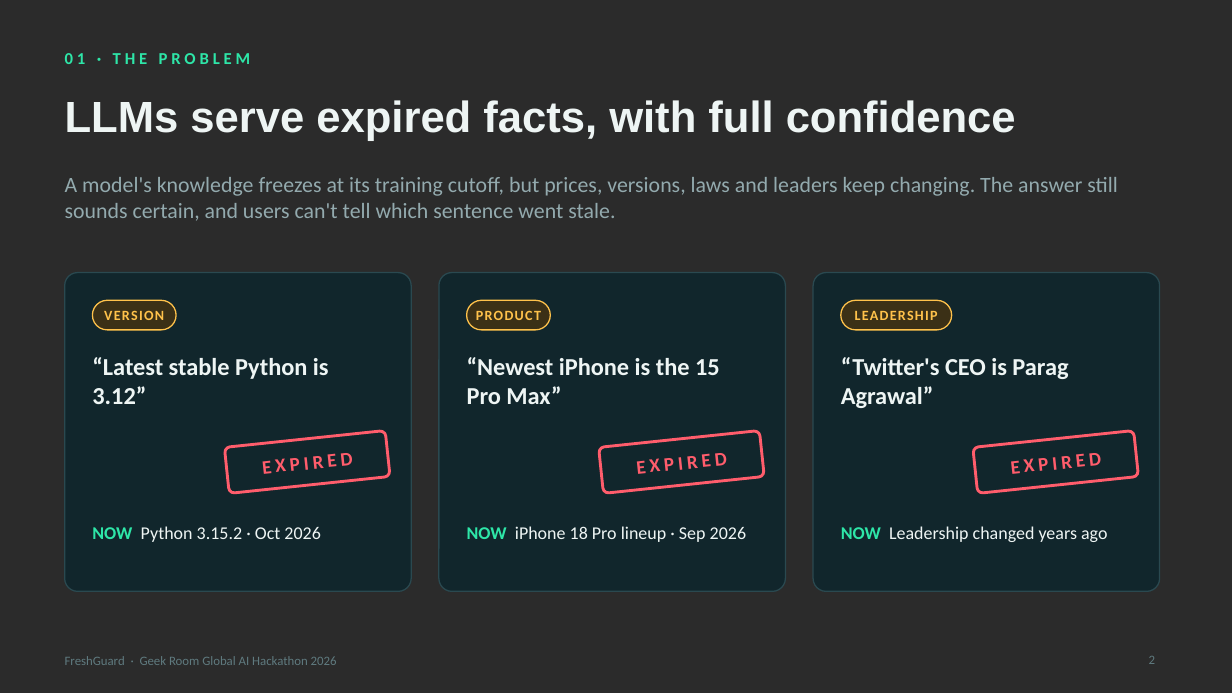
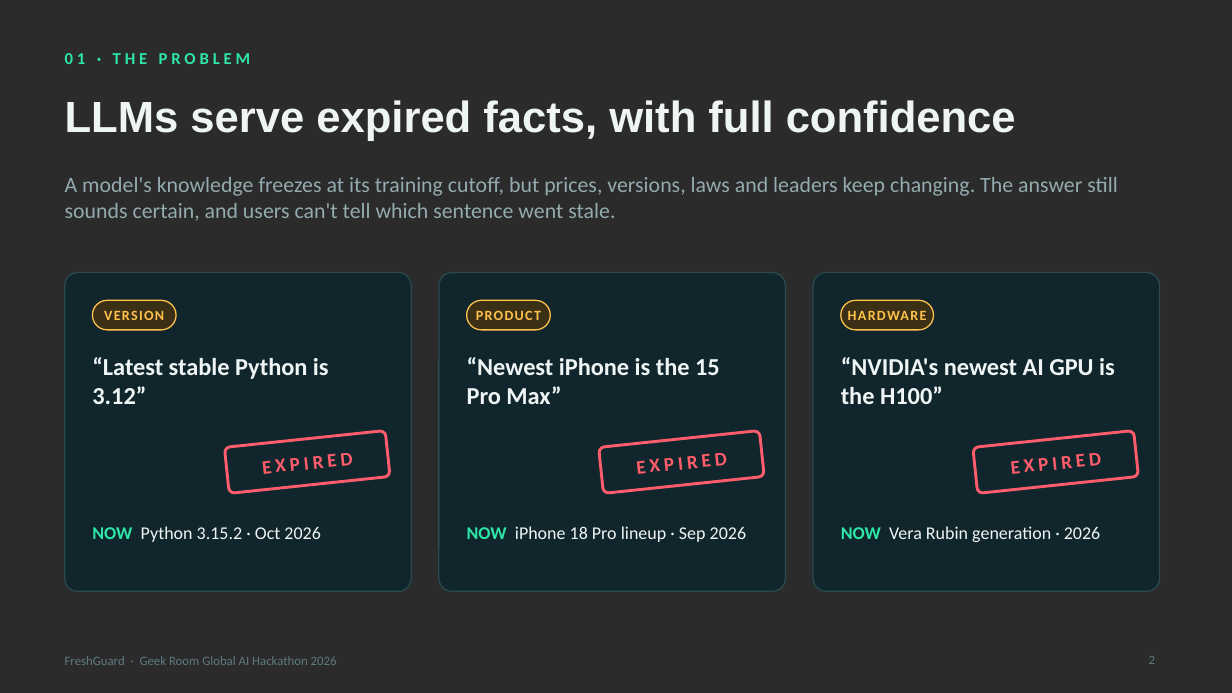
Before and after one commit to shubham-jadhav-FiatLux/freshguard, a slide deck: slide 2 of docs/FreshGuard_Pitch.pptx. Drawn at 1232x693 pixels with LibreOffice and Linux fonts; fonts in the diff are those of the drawing; background and template pictures are left out; a plain dark background stands for a picture behind light text. Boxes give left, top, right and bottom in pixels: in the first picture for what was removed or moved away, otherwise in the second. Text is boxed around its words. In the diff, an @@ line names an element or a change of style, - is before the commit and + after.

```diff
--- a/docs/FreshGuard_Pitch.pptx
+++ b/docs/FreshGuard_Pitch.pptx
@@ rounded rectangle: place and size @@
-rounded rectangle at [841,300,952,330]
+rounded rectangle at [841,300,933,330]
@@ text at [848,311,927,320]: text changed @@
-LEADERSHIP
+HARDWARE
@@ text at [841,357,1115,404]: text changed @@
-“Twitter's CEO is Parag Agrawal”
+“NVIDIA's newest AI GPU is the H100”
@@ text at [841,526,1100,542]: text changed @@
-NOW Leadership changed years ago
+NOW Vera Rubin generation · 2026
```
Also in this commit, not shown: 2 other slides changed, 1 other file.
